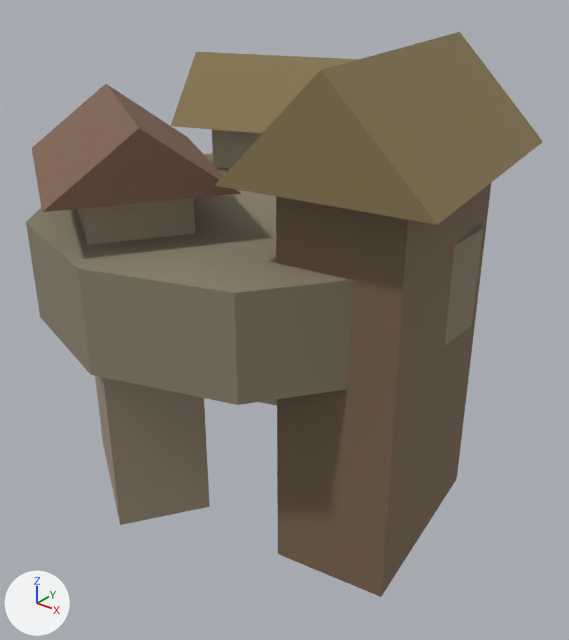
The glTF model game/assets/models/settlements/hamlet_a.glb as it was, and as the next commit left it.
One viewpoint serves both versions: a camera (50 mm lens) standing at (0.582, -0.677, 0.29) and looking at (0.046, -0.007, -0.126). The axes (+X, +Y, +Z) are drawn at lower left. The lights are the same throughout. The picture after the commit comes second. Vertices at exactly the same position are counted once.

The first picture shows 'hamlet_a'.
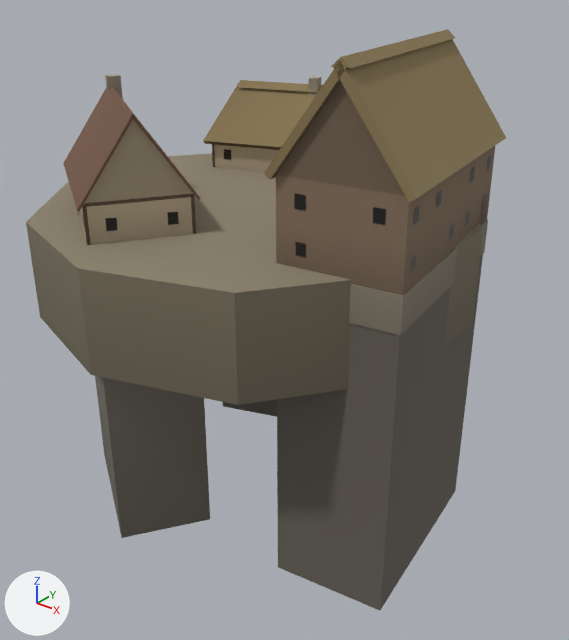
Pixel boxes [x1, y1, x2, y2] of what changed, in the pictures (569 x 640 px; the box of a moved part takes in the faces that stretch with it):
'hamlet_a', recoloured, reshaped (7% narrower): before [26, 32, 543, 597]; after [26, 29, 506, 611]
part 1 of me_cylinder, moved or reshaped: before [276, 183, 491, 597]; after [277, 255, 483, 611]
part 2 of me_cylinder, moved or reshaped: before [212, 130, 277, 405]; after [223, 399, 277, 417]
part 3 of me_cylinder, moved or reshaped: before [77, 198, 210, 525]; after [95, 376, 210, 538]
part 4 of me_cylinder, rebuilt (34% narrower): before [32, 84, 241, 212]; after [63, 86, 201, 212]
part 5 of me_cylinder, rebuilt (26% narrower, 15% shorter): before [215, 32, 543, 225]; after [264, 39, 506, 202]
part 6 of me_cylinder, cut back: before [171, 52, 358, 133]; after [78, 29, 495, 336]

The change, as a list of edits to the scene's bpy script:
```text
Change mat_dirt:
    where n0 = _N.new('ShaderNodeBsdfPrincipled'); n0.name = 'Principled BSDF'
    remove n0.inputs[0].default_value = (0.27, 0.23, 0.16, 1.0)  # 'Base Color', brown #8e846f
    add n2 = _N.new('ShaderNodeMix'); n2.name = 'Mix'
    add n2.data_type = 'RGBA'
    add n2.blend_type = 'MULTIPLY'
    add n2.inputs[0].default_value = 1.0  # 'Factor'
    add n2.inputs[7].default_value = (0.27, 0.23, 0.16, 1.0)  # 'B', brown #8e846f
    add n3 = _N.new('ShaderNodeVertexColor'); n3.name = 'Color Attribute'
    add _L.new(n2.outputs[2], n0.inputs[0])  # 'Result' to 'Base Color'
    add _L.new(n3.outputs[0], n2.inputs[6])  # 'Color' to 'A'
Change mat_thatch:
    where n0 = _N.new('ShaderNodeBsdfPrincipled'); n0.name = 'Principled BSDF'
    remove n0.inputs[0].default_value = (0.25, 0.19, 0.09, 1.0)  # 'Base Color', brown #897955
    n0.inputs[2].default_value: 0.97 -> 1.0  # 'Roughness'
    add n2 = _N.new('ShaderNodeMix'); n2.name = 'Mix'
    add n2.data_type = 'RGBA'
    add n2.blend_type = 'MULTIPLY'
    add n2.inputs[0].default_value = 1.0  # 'Factor'
    add n2.inputs[7].default_value = (0.28, 0.22, 0.12, 1.0)  # 'B', brown #908161
    add n3 = _N.new('ShaderNodeVertexColor'); n3.name = 'Color Attribute'
    add _L.new(n2.outputs[2], n0.inputs[0])  # 'Result' to 'Base Color'
    add _L.new(n3.outputs[0], n2.inputs[6])  # 'Color' to 'A'
Change mat_plaster:
    where n0 = _N.new('ShaderNodeBsdfPrincipled'); n0.name = 'Principled BSDF'
    remove n0.inputs[0].default_value = (0.47, 0.42, 0.33, 1.0)  # 'Base Color', grey #b6ad9b
    n0.inputs[2].default_value: 0.92 -> 0.95  # 'Roughness'
    add n2 = _N.new('ShaderNodeMix'); n2.name = 'Mix'
    add n2.data_type = 'RGBA'
    add n2.blend_type = 'MULTIPLY'
    add n2.inputs[0].default_value = 1.0  # 'Factor'
    add n2.inputs[7].default_value = (0.62, 0.58, 0.5, 1.0)  # 'B', light grey #cec8bc
    add n3 = _N.new('ShaderNodeVertexColor'); n3.name = 'Color Attribute'
    add _L.new(n2.outputs[2], n0.inputs[0])  # 'Result' to 'Base Color'
    add _L.new(n3.outputs[0], n2.inputs[6])  # 'Color' to 'A'
Change mat_timber:
    where n0 = _N.new('ShaderNodeBsdfPrincipled'); n0.name = 'Principled BSDF'
    remove n0.inputs[0].default_value = (0.36, 0.29, 0.21, 1.0)  # 'Base Color', beige #a2937e
    add n2 = _N.new('ShaderNodeMix'); n2.name = 'Mix'
    add n2.data_type = 'RGBA'
    add n2.blend_type = 'MULTIPLY'
    add n2.inputs[0].default_value = 1.0  # 'Factor'
    add n2.inputs[7].default_value = (0.2, 0.15, 0.11, 1.0)  # 'B', brown #7c6c5d
    add n3 = _N.new('ShaderNodeVertexColor'); n3.name = 'Color Attribute'
    add _L.new(n2.outputs[2], n0.inputs[0])  # 'Result' to 'Base Color'
    add _L.new(n3.outputs[0], n2.inputs[6])  # 'Color' to 'A'
Add mat_planks:
    mat_planks = bpy.data.materials.new('Planks')
    # nodes: BsdfPrincipled, Mix, OutputMaterial, VertexColor
    # colours: brown #867969, mixed with the vertex colours
Add mat_ashlar:
    mat_ashlar = bpy.data.materials.new('Ashlar')
    # nodes: BsdfPrincipled, Mix, OutputMaterial, VertexColor
    # colours: grey #ada89b, mixed with the vertex colours
Add mat_rubble:
    mat_rubble = bpy.data.materials.new('Rubble')
    # nodes: BsdfPrincipled, Mix, OutputMaterial, VertexColor
    # colours: grey #a29b90, mixed with the vertex colours
Add mat_roofflat:
    mat_roofflat = bpy.data.materials.new('RoofFlat')
    # nodes: BsdfPrincipled, Mix, OutputMaterial, VertexColor
    # colours: brown #816150, mixed with the vertex colours
Add mat_door:
    mat_door = bpy.data.materials.new('Door')
    # nodes: BsdfPrincipled, Mix, OutputMaterial, VertexColor
    # colours: brown #69594b, mixed with the vertex colours
Add mat_window:
    mat_window = bpy.data.materials.new('Window')
    # nodes: BsdfPrincipled, Mix, OutputMaterial, VertexColor
    # colours: black #1d1b19, mixed with the vertex colours
Change me_cylinder:
    remove me_cylinder.from_pydata(...)  # 62 vertices, 96 faces; spans x -0.249..0.311, y -0.269..0.283, z -0.303..0.245
    add me_cylinder.from_pydata(...)  # 536 vertices, 650 faces; spans x -0.247..0.276, y -0.26..0.26, z -0.322..0.251
    me_cylinder part 1: the loose piece of 8 vertices spanning x 0.103..0.266, y -0.133..0.123, z -0.303..0.147 is scaled about its middle by (1, 1, 0.778), then moved by (0.0, 0.0, -0.07), in mat_rubble
    me_cylinder part 2: the loose piece of 8 vertices spanning x -0.183..0.009, y 0.085..0.232, z -0.303..0.128 is scaled about its middle by (1, 1, 0.814), then moved by (0.0, 0.0, -0.06), in mat_rubble
    me_cylinder part 3: the loose piece of 8 vertices spanning x -0.194..0.018, y -0.214..-0.022, z -0.303..0.118 is scaled about its middle by (1, 1, 0.832), then moved by (0.0, 0.0, -0.055), in mat_rubble
    me_cylinder part 4: the loose piece of 6 vertices spanning x -0.249..0.073, y -0.269..0.033, z 0.108..0.179 is rebuilt with 14 vertices and now spans x -0.201..0.025, y -0.222..-0.014, z 0.094..0.186, in mat_roofflat
    me_cylinder part 5: the loose piece of 6 vertices spanning x 0.058..0.311, y -0.178..0.168, z 0.138..0.245 is rebuilt with 14 vertices and now spans x 0.093..0.276, y -0.14..0.13, z 0.14..0.248
    me_cylinder part 6: 6 vertices removed from x -0.234..0.06, y 0.034..0.283, z 0.118..0.199; 464 vertices added at x -0.195..0.267, y -0.215..0.243, z 0.014..0.251
    remove me_cylinder.materials.append(mat_wood)  # brown #7c6550
    remove me_cylinder.materials.append(mat_tileold)  # brown #7e6150
    add me_cylinder.materials.append(mat_door)
    add me_cylinder.materials.append(mat_planks)
    add me_cylinder.materials.append(mat_rubble)
    add me_cylinder.materials.append(mat_window)
    add me_cylinder.materials.append(mat_ashlar)
    add me_cylinder.materials.append(mat_roofflat)
```
